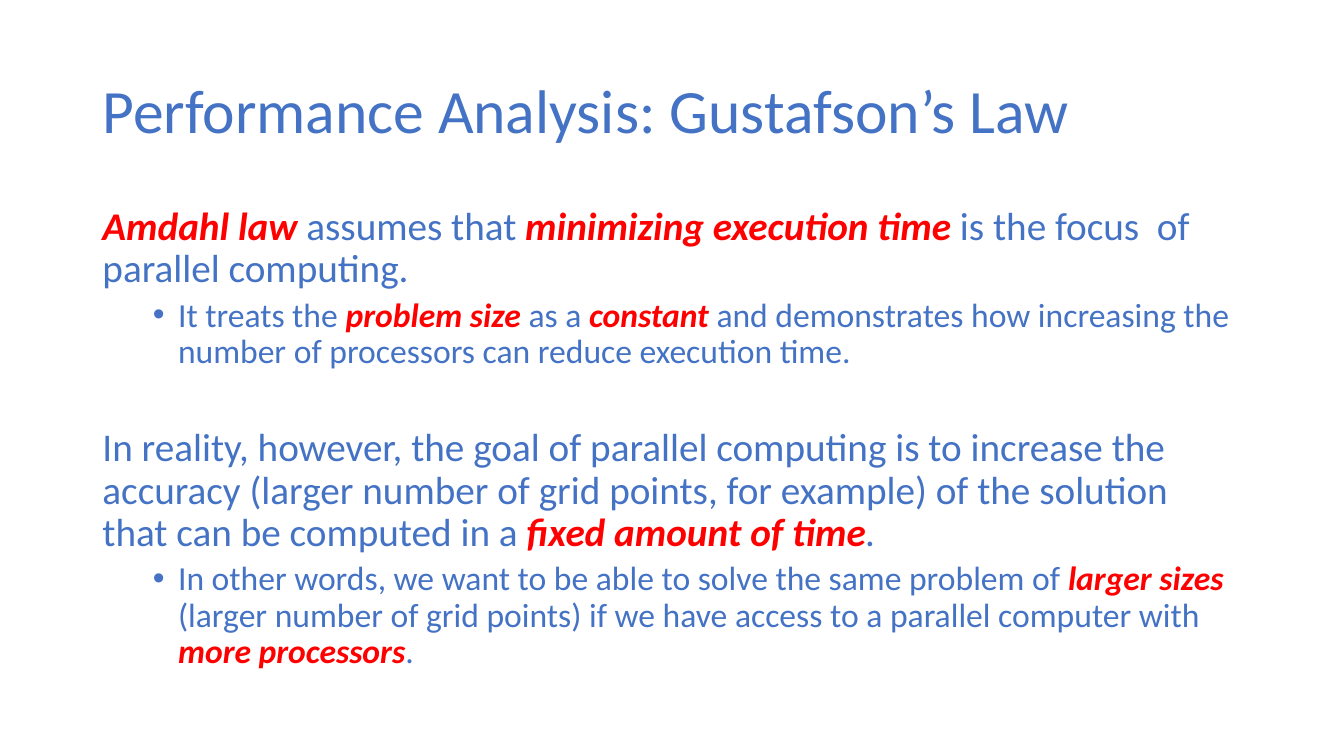
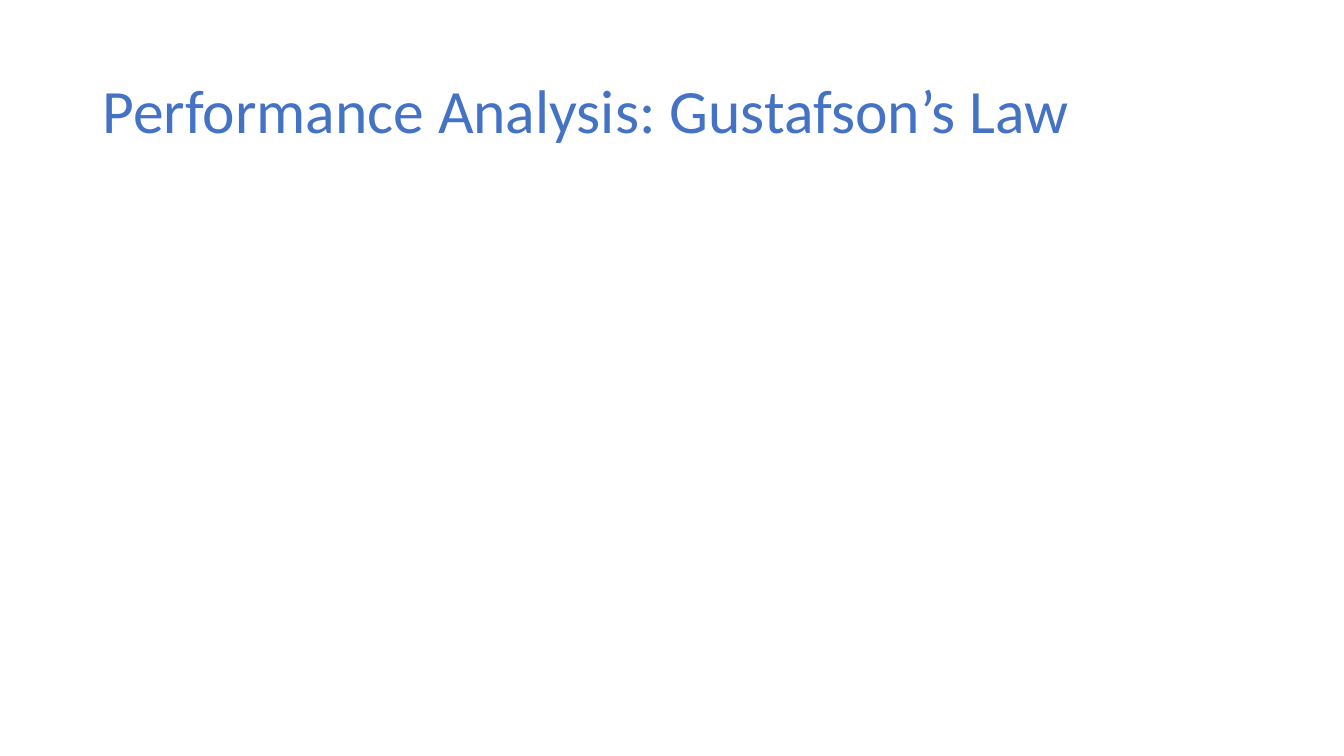
Before and after one commit to ekkapotc/PC, a slide deck: slide 30 of Slides/Lecture 1.pptx (slide 20 before the commit). Drawn at 1344x756 pixels with LibreOffice and Linux fonts; fonts in the diff are those of the drawing; grey boxes stand for pictures. Boxes give left, top, right and bottom in pixels: in the first picture for what was removed or moved away, otherwise in the second. Text is boxed around its words. In the diff, an @@ line names an element or a change of style, - is before the commit and + after.

```diff
--- a/Slides/Lecture 1.pptx
+++ b/Slides/Lecture 1.pptx
@@ text removed at (102,212,1229,669) @@
-Amdahl law assumes that minimizing execution time is the focus of parallel computing.
-  • It treats the problem size as a constant and demonstrates how increasing the number of processors can reduce execution time.
-In reality, however, the goal of parallel computing is to increase the accuracy (larger number of grid points, for example) of the solution that can be computed in a fixed amount of time.
-  • In other words, we want to be able to solve the same problem of larger sizes (larger number of grid points) if we have access to a parallel computer with more processors.
```
Also in this commit, not shown: 12 other slides changed, 1 other file.
